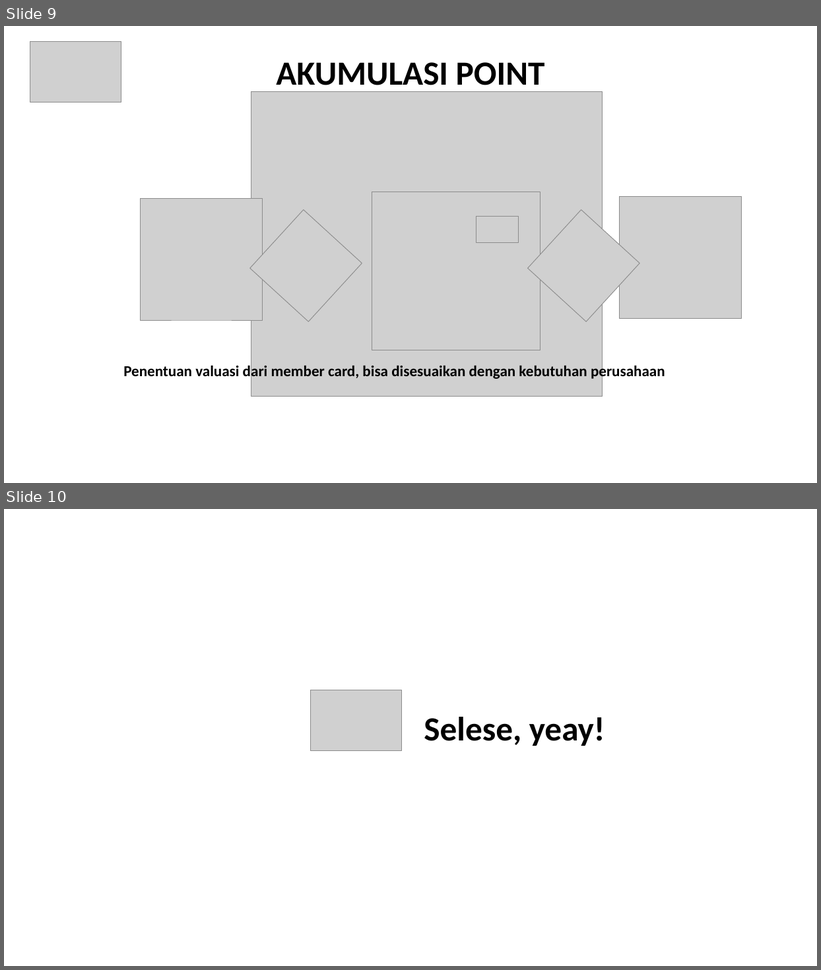
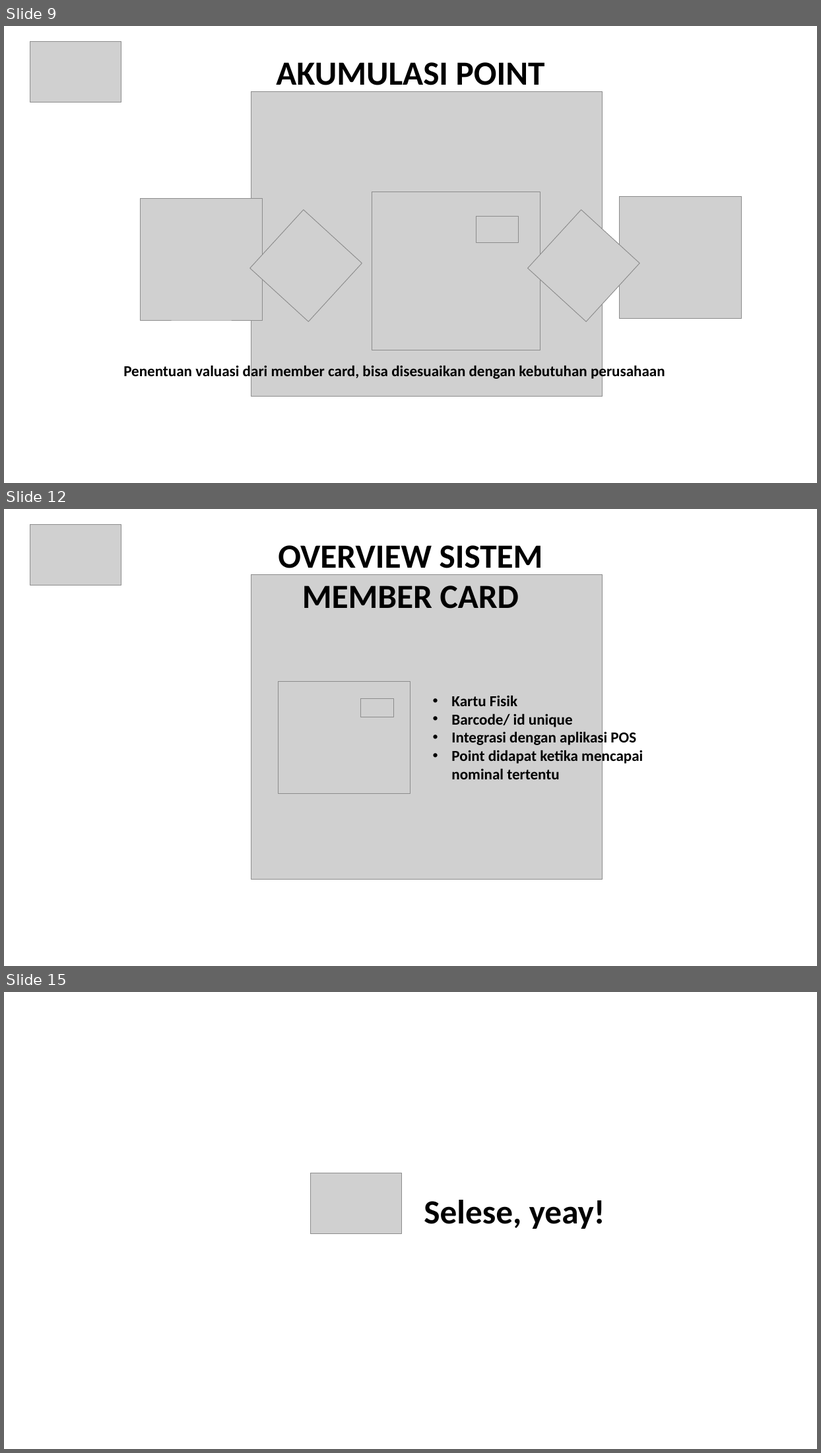
Before and after one commit to gunadermawan/curriculumVitae, a slide deck: mitraIntegra/projecct/Member card SMI.pptx. Shown one above the other, each under a label of ours: slides 9 and 10 before the commit, slides 9, 12 and 15 after it; the slides between them are not shown. The pictures are 821x970 and 821x1453 pixels, drawn with LibreOffice and Linux fonts; fonts in the diff are those of the drawing; grey boxes stand for pictures. Boxes give left, top, right and bottom in pixels: in the first picture for what was removed or moved away, otherwise in the second. Text is boxed around its words. In the diff, an @@ line names an element or a change of style, - is before the commit and + after.

```diff
--- a/mitraIntegra/projecct/Member card SMI.pptx
+++ b/mitraIntegra/projecct/Member card SMI.pptx
@@ slide 12 added at (4, 509, 817, 966), background #FFFFFF @@
@@ picture added at (30, 524, 121, 586) @@
@@ text added at (278, 545, 543, 609), 40 pt, text #000000, bold @@
+OVERVIEW SISTEM MEMBER CARD
@@ picture added at (251, 575, 602, 880) @@
@@ picture added at (279, 682, 411, 794) @@
@@ picture added at (361, 698, 394, 718) @@
@@ text added at (451, 695, 643, 780), 18 pt, text #000000, bold @@
+• Kartu Fisik
+• Barcode/ id unique
+• Integrasi dengan aplikasi POS
+• Point didapat ketika mencapai nominal tertentu
@@ what was slide 10 is now slide 15 @@
```
Also in this commit, not shown: 4 other slides added, 11 other files.
